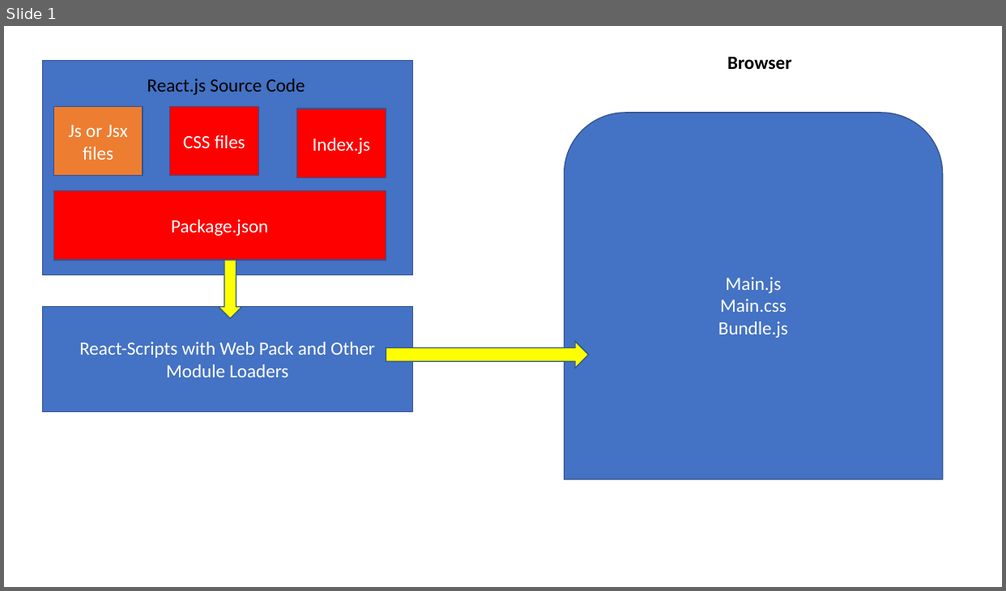
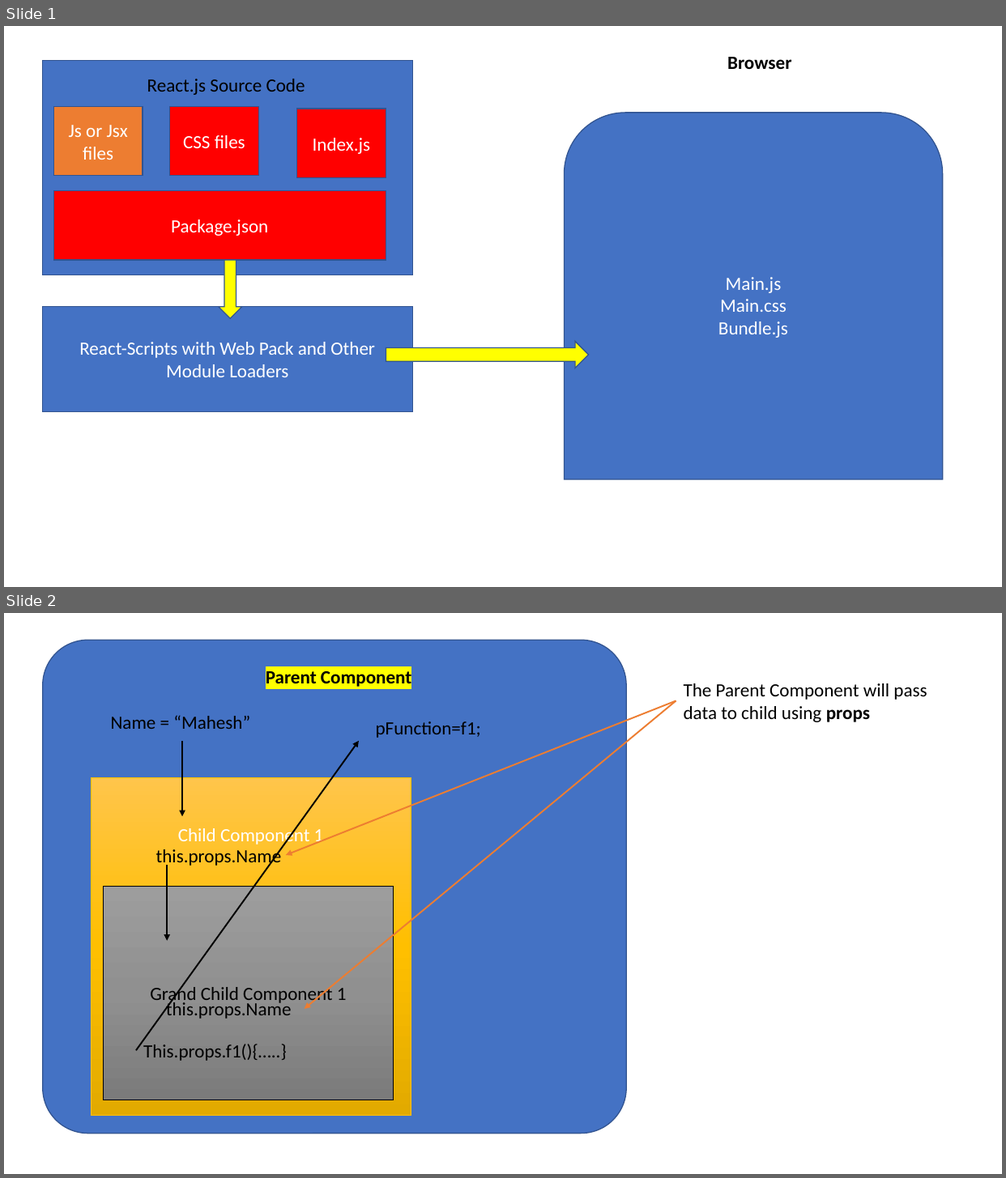
Before and after one commit to maheshsabnis/react-sigtedge, a slide deck: Notes_Images.pptx. Shown one above the other, each under a label of ours: slide 1 before the commit, slides 1 and 2 after it. The pictures are 1006x591 and 1006x1178 pixels, drawn with LibreOffice and Linux fonts; fonts in the diff are those of the drawing. Boxes give left, top, right and bottom in pixels: in the first picture for what was removed or moved away, otherwise in the second. Text is boxed around its words. In the diff, an @@ line names an element or a change of style, - is before the commit and + after.

```diff
--- a/Notes_Images.pptx
+++ b/Notes_Images.pptx
@@ slide 2 added at (x1=4, y1=613, x2=1002, y2=1174), background #FFFFFF @@
@@ rounded rectangle added at (x1=43, y1=640, x2=627, y2=1134), fill #4472C4, outline #325491 1 pt @@
@@ text added at (x1=266, y1=671, x2=411, y2=687), 18 pt, text #000000, bold @@
+Parent Component
@@ text added at (x1=684, y1=683, x2=927, y2=722), 18 pt, text #000000 @@
+The Parent Component will pass data to child using props
@@ arrow added from (676, 700) to (286, 855), #ED7D31 1.5 pt @@
@@ arrow added from (676, 700) to (305, 1009), #ED7D31 1.5 pt @@
@@ text added at (x1=111, y1=715, x2=250, y2=729), 18 pt, text #000000 @@
+Name = “Mahesh”
@@ text added at (x1=376, y1=722, x2=481, y2=738), 18 pt, text #000000 @@
+pFunction=f1;
@@ arrow added from (136, 1051) to (359, 741), #000000 1.5 pt @@
@@ arrow added from (182, 741) to (182, 816), #000000 1.5 pt @@
@@ rectangle added at (x1=91, y1=777, x2=411, y2=1116), fill gradient #FFC64B to #FFC000 to #E3AB00, outline #FFC000 0.5 pt, 18 pt, text #FFFFFF @@
+Child Component 1
@@ text added at (x1=156, y1=847, x2=282, y2=868), 18 pt, text #000000 @@
+this.props.Name
@@ arrow added from (167, 865) to (167, 941), #000000 1.5 pt @@
@@ rectangle added at (x1=104, y1=886, x2=394, y2=1100), fill gradient #9D9D9D to #909090 to #7C7C7C, outline #000000 0.5 pt, 18 pt, text #000000 @@
+Grand Child Component 1
@@ text added at (x1=166, y1=1000, x2=292, y2=1019), 18 pt, text #000000 @@
+this.props.Name
@@ text added at (x1=143, y1=1044, x2=287, y2=1061), 18 pt, text #000000 @@
+This.props.f1(){…..}
```
Also in this commit, not shown: 1 other slide added, 4 other files.
